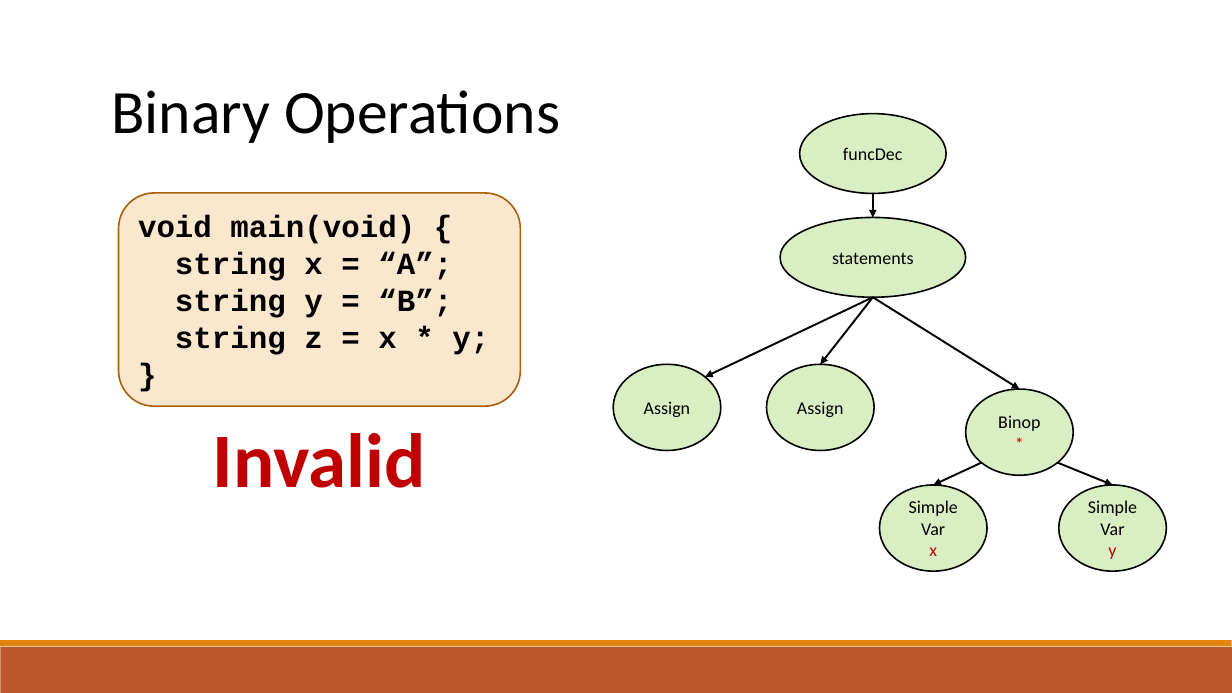
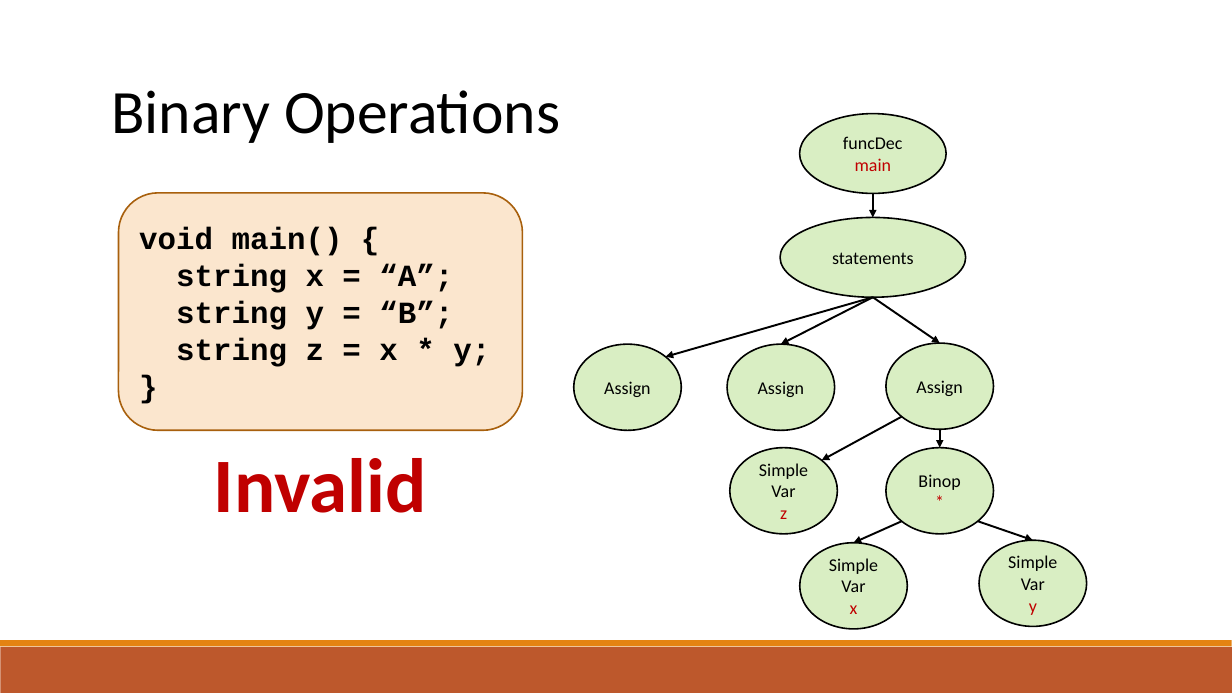
Before and after one commit to raghadzeidan/COMPILATION_TAU_FOR_STUDENTS, a slide deck: slide 21 of new_slides/semantic.pptx (slide 10 before the commit). Drawn at 1232x693 pixels with LibreOffice and Linux fonts; fonts in the diff are those of the drawing. Boxes give left, top, right and bottom in pixels: in the first picture for what was removed or moved away, otherwise in the second. Text is boxed around its words. In the diff, an @@ line names an element or a change of style, - is before the commit and + after.

Commit message:
updating slides

```diff
--- a/new_slides/semantic.pptx
+++ b/new_slides/semantic.pptx
@@ text in ellipse at box(855, 158, 892, 171): paragraph added @@
+main
@@ rounded rectangle "void main() {": place and size @@
-rounded rectangle "void main() {" at box(118, 193, 520, 407)
+rounded rectangle "void main() {" at box(118, 193, 522, 431)
@@ text in rounded rectangle at box(139, 227, 343, 256): text changed @@
-void main(void) {
+void main() {
@@ arrow moved from (873, 298) - (705, 377) to (873, 298) - (665, 357) @@
@@ arrow moved from (873, 298) - (821, 364) to (873, 298) - (781, 344) @@
@@ arrow moved from (873, 298) - (1019, 389) to (873, 298) - (940, 343) @@
@@ ellipse "Assign": place and size @@
-ellipse "Assign" at box(614, 364, 721, 450)
+ellipse "Assign" at box(574, 344, 681, 430)
@@ ellipse "Assign": place and size @@
-ellipse "Assign" at box(767, 364, 874, 450)
+ellipse "Assign" at box(727, 344, 835, 430)
@@ ellipse added at box(886, 343, 994, 429), fill #92D050 at 34% opacity, outline #000000 1.25 pt, 14 pt, text #000000 @@
+Assign
@@ arrow added from (902, 417) to (822, 460), #000000 1.5 pt @@
@@ text "Invalid": place and size @@
-text "Invalid" at box(213, 433, 426, 488)
+text "Invalid" at box(214, 458, 427, 513)
@@ ellipse added at box(730, 448, 837, 534), fill #92D050 at 34% opacity, outline #000000 1.25 pt, 14 pt, text #000000 @@
+Simple
+Var
+z
@@ arrow added from (940, 430) to (940, 448), #000000 1.5 pt @@
@@ 2 ellipses, 2 arrows: place and size @@
-2 ellipses, 2 arrows at box(880, 389, 1113, 571)
+2 ellipses, 2 arrows at box(800, 448, 1033, 628)
@@ ellipse "Simple": place and size @@
-ellipse "Simple" at box(1059, 485, 1166, 571)
+ellipse "Simple" at box(980, 541, 1087, 627)
```
Also in this commit, not shown: 22 other slides changed, 27 slides added, 1 other file.
